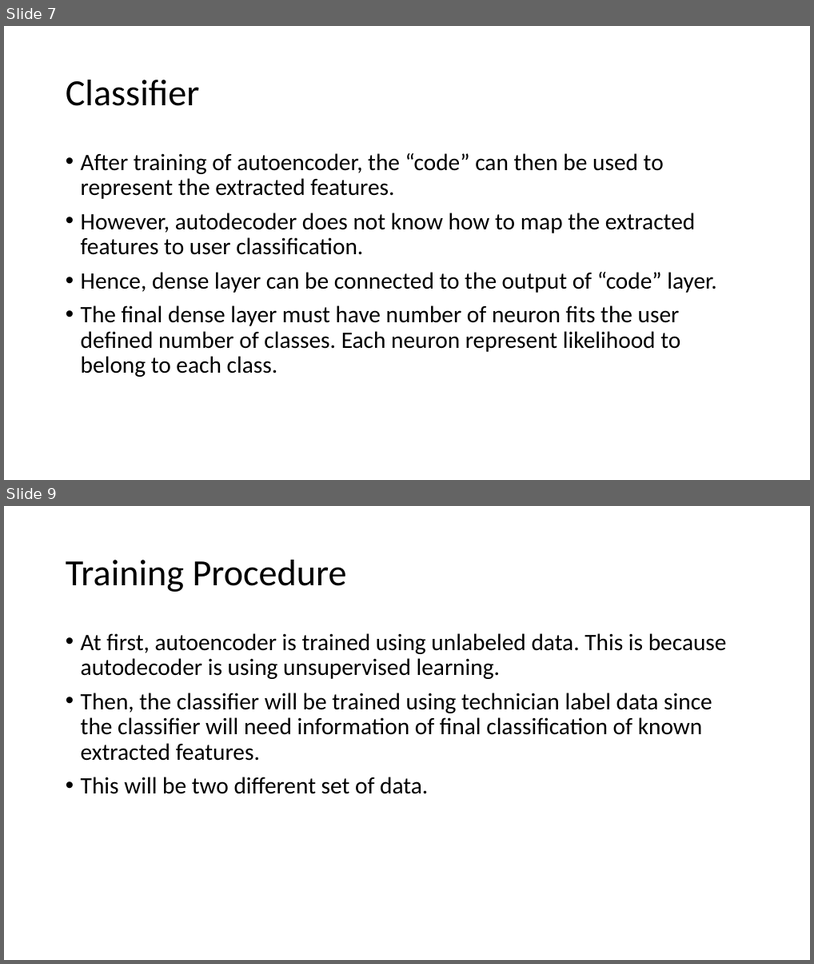
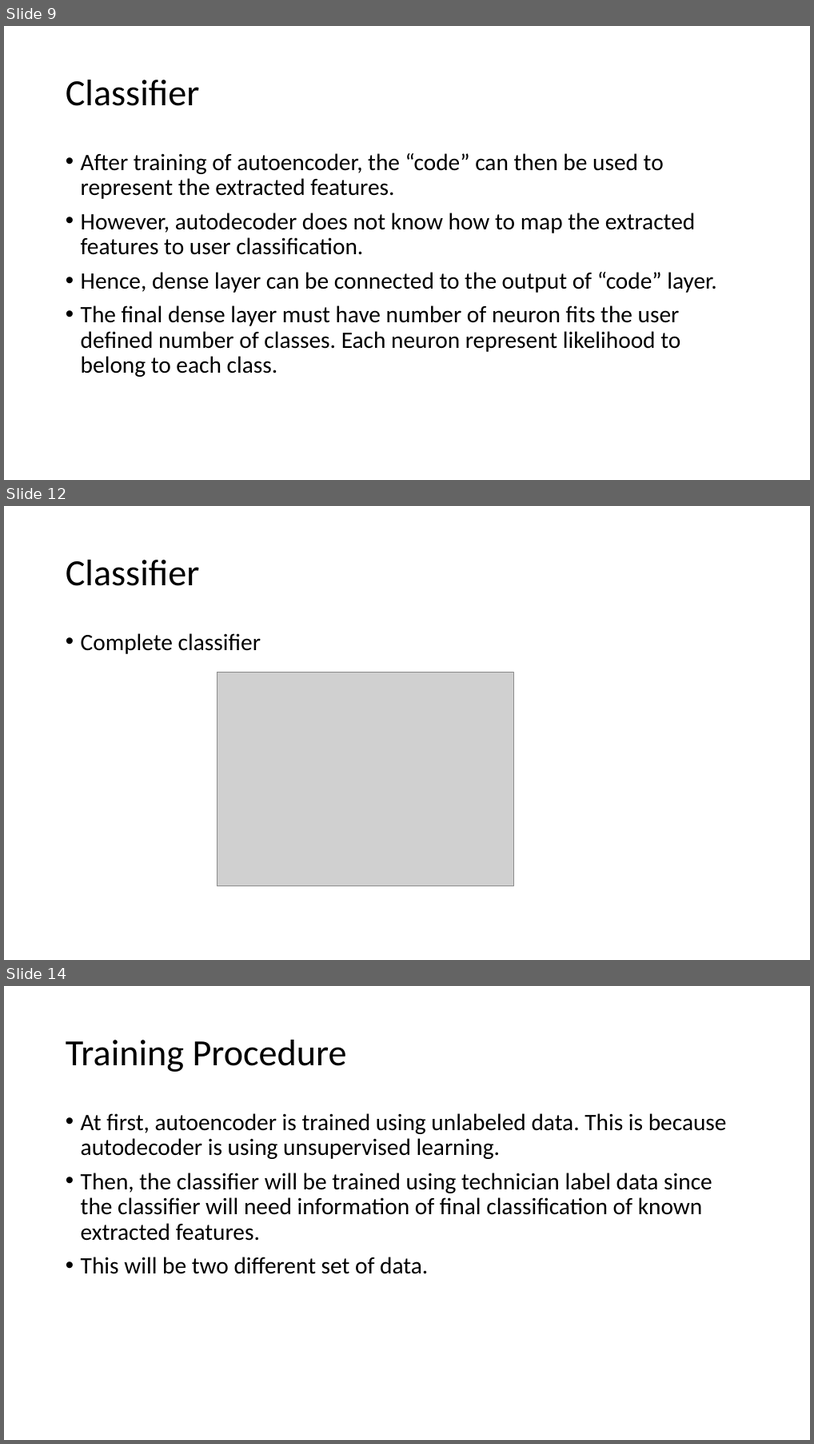
Before and after one commit to optimusium/psupr3, a slide deck: Autoencoder Classifier for Wafer resistance test map.pptx. Shown one above the other, each under a label of ours: slides 7 and 9 before the commit, slides 9, 12 and 14 after it; the slides between them are not shown. The pictures are 814x964 and 814x1444 pixels, drawn with LibreOffice and Linux fonts; fonts in the diff are those of the drawing; grey boxes stand for pictures. Boxes give left, top, right and bottom in pixels: in the first picture for what was removed or moved away, otherwise in the second. Text is boxed around its words. In the diff, an @@ line names an element or a change of style, - is before the commit and + after.

```diff
--- a/Autoencoder Classifier for Wafer resistance test map.pptx
+++ b/Autoencoder Classifier for Wafer resistance test map.pptx
@@ slide 12 added at [4,506,810,960], background #FFFFFF @@
@@ title added at [66,560,199,586], 44 pt, text #000000 @@
+Classifier
@@ text added at [81,633,261,654], 28 pt, text #000000 @@
+• Complete classifier
@@ picture added at [217,672,514,886] @@
@@ what was slide 7 is now slide 9 @@
@@ what was slide 9 is now slide 14 @@
```
Also in this commit, not shown: 7 slides changed, 8 other slides added.
